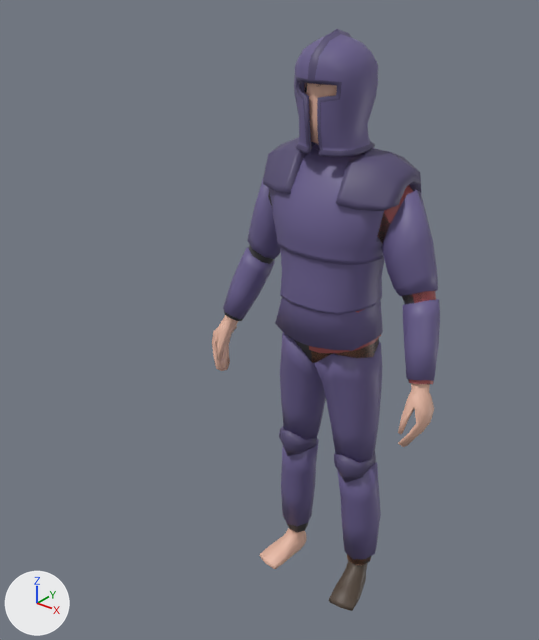
The FBX model Assets/Character/Player/Player.fbx: old version first, new version second.
One viewpoint serves both versions: a camera (50 mm lens) standing at (1.13, -1.702, 1.976) and looking at (0.005, -0.295, 1.104). The axes (+X, +Y, +Z) are drawn at lower left. The lights are the same throughout.

The first picture shows 'Body', 'Helmet', 'Platebody', 'Platelegs', 'Shirt', 'Shoes'.
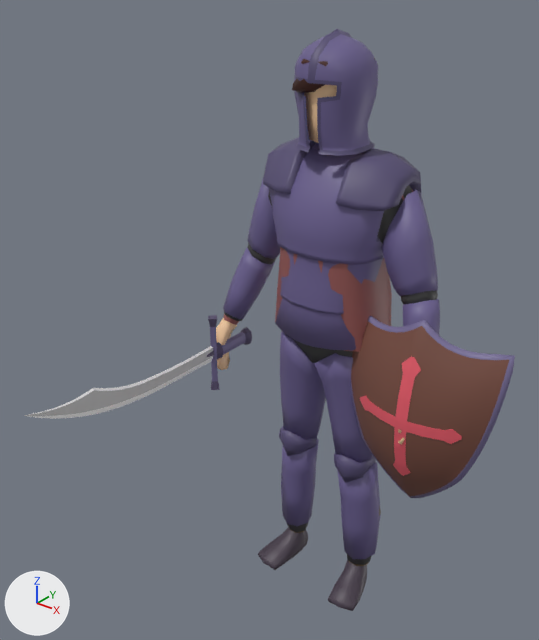
Boxes (x1, y1, x2, y2) around the edits, measured in the pictures (539 x 640 px; the box of a moved part takes in the faces that stretch with it):
'Shield', added (brown)
    after: (351, 316, 515, 498)
    faces in mat_wood (brown #774c40): (351, 322, 509, 496)
    faces in mat_emblem (red #e75c6a): (360, 356, 462, 476)
    faces in mat_metal (blue #756c96): (351, 316, 515, 498)
'Shirt', reshaped, moved
    before: (309, 185, 436, 384)
    after: (224, 190, 413, 352)
'Sword', added
    after: (24, 315, 252, 419)
    faces in mat_blade (light grey #c7c7c7): (25, 348, 213, 416)
    faces in mat_blade_highlight (white #ffffff): (24, 346, 213, 419)
    faces in mat_metal (blue #756c96): (210, 327, 246, 382)
    faces in mat_metal_dark_1 (dark purple #584e6d): (207, 315, 252, 390)
'Shoes', reshaped (175% wider, 63% taller)
    before: (329, 560, 368, 611)
    after: (258, 527, 367, 611)
'Hair', reshaped
    before: (305, 83, 322, 92)
    after: (292, 58, 375, 93)
part 1 of me_cube_010, moved or reshaped
    before: (329, 560, 368, 611)
    after: (328, 559, 367, 611)
part 2 of me_cube_010, added
    after: (258, 527, 308, 570)
'Body', unchanged, covered by the edit
    before: (212, 82, 434, 569)
    after: (216, 85, 405, 445)

Patch to the scene script:
```diff
--- a/Assets/Character/Player/Player.fbx.py
+++ b/Assets/Character/Player/Player.fbx.py
@@ me_cube_010 @@
-me_cube_010.from_pydata(...)  # 49 vertices, 44 faces; spans x 0.097..0.204, y -0.116..0.079, z 0.002..0.091
+me_cube_010.from_pydata(...)  # 98 vertices, 88 faces; spans x -0.207..0.207, y -0.119..0.083, z 0.001..0.093
+# me_cube_010 part 1: 49 vertices removed from x 0.097..0.204, y -0.116..0.079, z 0.002..0.091; 49 vertices added at x 0.094..0.207, y -0.119..0.083, z 0.001..0.093
+# me_cube_010 part 2: 49 vertices added at x -0.207..-0.094, y -0.119..0.083, z 0.001..0.093
 me_cube_010.materials.append(mat_shoe)
@@ me_cube_011 @@
-me_cube_011.from_pydata(...)  # 66 vertices, 56 faces; spans x -0.089..0.085, y -0.103..0.096, z 1.605..1.786
+me_cube_011.from_pydata(...)  # 79 vertices, 68 faces; spans x -0.103..0.099, y -0.125..0.098, z 1.583..1.797
+# me_cube_011 part 3: the whole mesh is rebuilt
 me_cube_011.materials.append(mat_hair)
@@ me_cube_009 @@
-me_cube_009.from_pydata(...)  # 134 vertices, 116 faces; spans x 0.0..0.376, y -0.121..0.129, z 0.906..1.511
+me_cube_009.from_pydata(...)  # 250 vertices, 232 faces; spans x -0.373..0.373, y -0.123..0.129, z 0.887..1.513
+# me_cube_009 part 4: 134 vertices removed from x 0.0..0.376, y -0.121..0.129, z 0.906..1.511; 250 vertices added at x -0.373..0.373, y -0.123..0.129, z 0.887..1.513
 me_cube_009.materials.append(mat_shirt)
@@ ob_shirt @@
 ob_shirt = bpy.data.objects.new('Shirt', me_cube_009)
-ob_shirt.location = (0.0, 0.0, -0.003)
+ob_shirt.location = (0.0, 0.0, 0.0)
@@ ob_sword @@
+ob_sword = bpy.data.objects.new('Sword', me_cube_008_1)  # 202 vertices, 188 faces; spans x -0.021..0.021, y -0.783..0.091, z -0.129..0.129; in mat_metal (blue #6b6090), mat_metal_dark_1 (dark purple #584e6d), mat_blade (light grey #c7c7c7), mat_blade_highlight (white #ffffff)
+ob_sword.location = (-0.337, -0.068, 0.827)
@@ ob_shield @@
+ob_shield = bpy.data.objects.new('Shield', me_cusurfpatch)  # 726 vertices, 722 faces; spans x -0.243..0.243, y -0.07..0.066, z -0.324..0.288; in mat_metal (blue #6b6090), mat_wood (brown #774c40), mat_emblem (red #e75c6a)
+ob_shield.location = (0.337, -0.068, 0.827)
```
